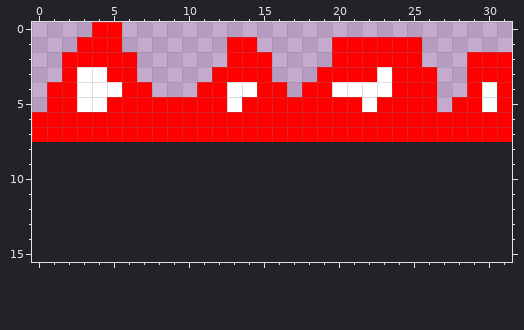
Two versions of one pixel-art sprite, data/texture/fire1.png. Above, as it was before the edit.
The file is 32x8 pixels. Pixels under 10% opacity are left out. Colours within 5 levels of each other are drawn and written as one. The old version is drawn lined up with the new one, on the new canvas.
After:
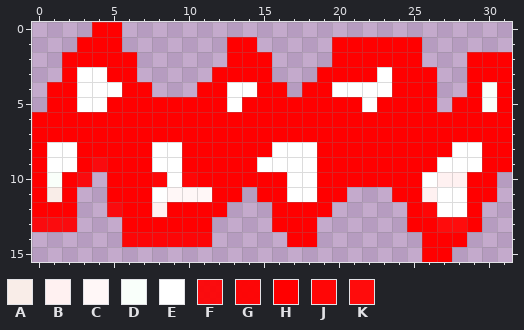
Palette (. is transparent): A #f9ede8  B #fff1f1  C #fff7f7  D #f9fffa  E #ffffff  F #ff0000ed  G #ff0000f6  H #ff0000  J #ff0606  K #ff0c0c
Changes in this commit:
canvas 32x8 -> 32x16
y 8: x 0..31 ................................ -> HEEHHHHHEEHHHHHHEEEHHHHHHHHHEEHH
y 9: x 0..31 ................................ -> HEEHFHHHEEHHHHHEEEEHHHHHHHHEEEHH
y 10: x 0..3 .... -> HDHF; x 5..30 .......................... -> HHHJEJHHHHHHEEHHHHHHHEBBHH
y 11: x 0..2 ... -> HAH; x 5..13 ......... -> HHHECCCHH; x 15..20 ...... -> HHEEHH; x 24..30 ....... -> HHBEEHH
y 12: x 0..2 ... -> HHH; x 5..12 ........ -> FHHBHHHH; x 16..19 .... -> HHHH; x 25..29 ..... -> HJEEH
y 13: x 0..2 ... -> FFF; x 6..11 ...... -> HHHHHH; x 16..18 ... -> HHH; x 25..29 ..... -> HHKKH
y 14: x 6..11 ...... -> GGGGGG; x 17..18 .. -> HH; x 26..28 ... -> HHH
y 15: x 26..27 .. -> HH
Boxes around the changes in both pictures, in picture pixels (x1, y1, x2, y2):
added: (32, 142, 512, 262)
